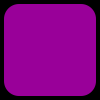
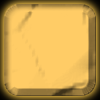
Layered file, before and after one edit (100 x 100). Changes by layer:
added layer "Calque 11" (multiply) above "Calque 12" over 0, 0, 100, 100
hid "Calque 5", painted on it over 0, 0, 100, 100
added layer "Rectangle arrondi 1 copie" above "Rectangle arrondi 1" over 4, 4, 96, 96
hid "Rectangle arrondi 1" over 4, 4, 96, 96
